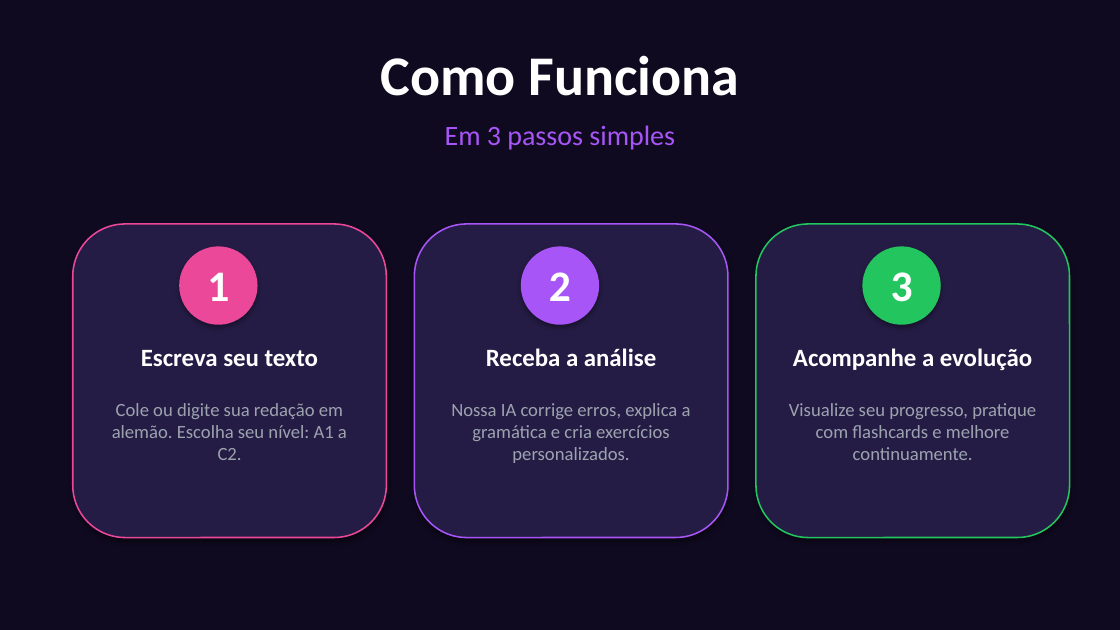
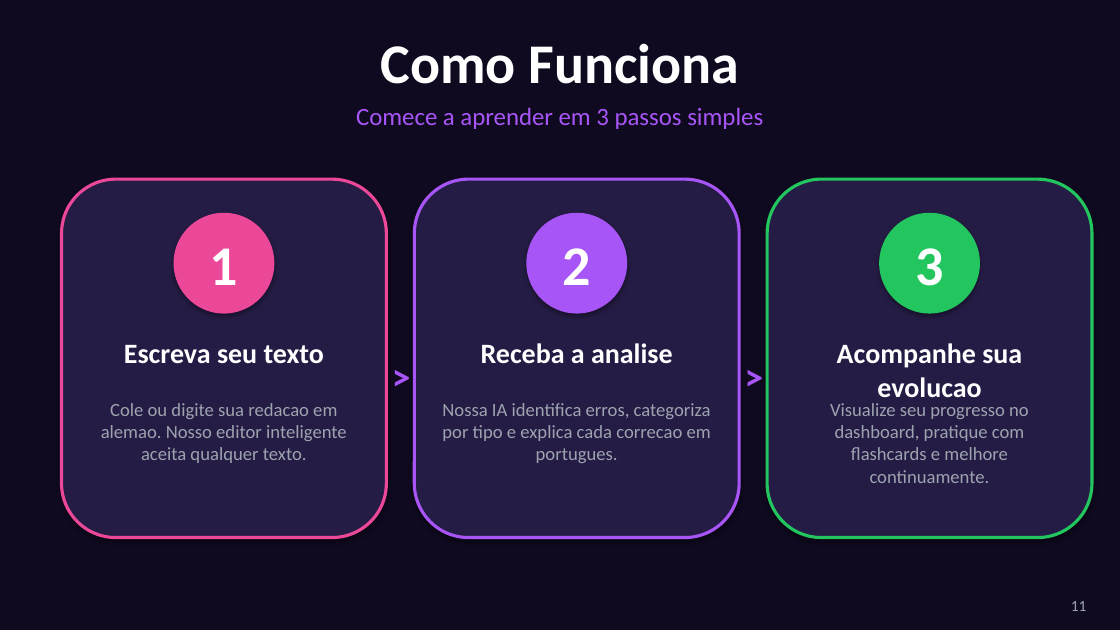
Before and after one commit to ImmoNeural/Correctmemycleverbot, a slide deck: slide 11 of CorrectMe_Apresentacao.pptx (slide 8 before the commit). Drawn at 1120x630 pixels with LibreOffice and Linux fonts; fonts in the diff are those of the drawing. Boxes give left, top, right and bottom in pixels: in the first picture for what was removed or moved away, otherwise in the second. Text is boxed around its words. In the diff, an @@ line names an element or a change of style, - is before the commit and + after.

```diff
--- a/CorrectMe_Apresentacao.pptx
+++ b/CorrectMe_Apresentacao.pptx
@@ text "Como Funciona": place and size @@
-text "Como Funciona" at bbox=[381, 55, 739, 96]
+text "Como Funciona" at bbox=[381, 43, 739, 84]
@@ text at bbox=[356, 107, 763, 129]: text changed; size 18 to 16 pt @@
-Em 3 passos simples
+Comece a aprender em 3 passos simples
@@ rounded rectangle: place and size @@
-rounded rectangle at bbox=[73, 224, 386, 538]
+rounded rectangle at bbox=[62, 179, 386, 538]
@@ rounded rectangle at bbox=[62, 179, 386, 538]: outline #EC4899 1 pt to #EC4899 2 pt @@
@@ rounded rectangle: place and size @@
-rounded rectangle at bbox=[414, 224, 728, 538]
+rounded rectangle at bbox=[414, 179, 739, 538]
@@ rounded rectangle at bbox=[414, 179, 739, 538]: outline #A855F7 1 pt to #A855F7 2 pt @@
@@ rounded rectangle: place and size @@
-rounded rectangle at bbox=[756, 224, 1070, 538]
+rounded rectangle at bbox=[767, 179, 1092, 538]
@@ rounded rectangle at bbox=[767, 179, 1092, 538]: outline #22C55E 1 pt to #22C55E 2 pt @@
@@ text "1": place and size @@
-text "1" at bbox=[207, 272, 229, 301]
+text "1" at bbox=[210, 248, 238, 285]
@@ ellipse: place and size @@
-ellipse at bbox=[179, 246, 258, 325]
+ellipse at bbox=[174, 213, 274, 314]
@@ text "2": place and size @@
-text "2" at bbox=[549, 272, 571, 301]
+text "2" at bbox=[563, 248, 591, 285]
@@ ellipse: place and size @@
-ellipse at bbox=[521, 246, 599, 325]
+ellipse at bbox=[526, 213, 627, 314]
@@ size 28 to 36 pt in 3 elements at bbox=[210, 248, 238, 285], bbox=[563, 248, 591, 285], bbox=[915, 248, 943, 286] @@
@@ text "3": place and size @@
-text "3" at bbox=[891, 272, 913, 302]
+text "3" at bbox=[915, 248, 943, 286]
@@ ellipse: place and size @@
-ellipse at bbox=[862, 246, 941, 325]
+ellipse at bbox=[879, 213, 980, 314]
@@ text "Escreva seu texto": place and size @@
-text "Escreva seu texto" at bbox=[141, 350, 318, 366]
+text "Escreva seu texto" at bbox=[124, 345, 324, 363]
@@ text "Escreva seu texto" at bbox=[124, 345, 324, 363]: size 16 to 18 pt @@
@@ text added at bbox=[381, 347, 414, 381], 24 pt, text #A855F7, bold @@
+>
@@ text at bbox=[481, 343, 673, 364]: text changed; size 16 to 18 pt @@
-Receba a análise
+Receba a analise
@@ text added at bbox=[734, 347, 767, 381], 24 pt, text #A855F7, bold @@
+>
@@ text at bbox=[837, 343, 1022, 404]: text changed; size 16 to 18 pt @@
-Acompanhe a evolução
+Acompanhe sua evolucao
@@ text at bbox=[101, 403, 347, 463]: text changed @@
-Cole ou digite sua redação em alemão. Escolha seu nível: A1 a C2.
+Cole ou digite sua redacao em alemao. Nosso editor inteligente aceita qualquer texto.
@@ text at bbox=[442, 403, 711, 463]: text changed @@
-Nossa IA corrige erros, explica a gramática e cria exercícios personalizados.
+Nossa IA identifica erros, categoriza por tipo e explica cada correcao em portugues.
@@ text at bbox=[830, 403, 1029, 483]: text changed @@
-Visualize seu progresso, pratique com flashcards e melhore continuamente.
+Visualize seu progresso no dashboard, pratique com flashcards e melhore continuamente.
@@ text added at bbox=[1071, 601, 1087, 611], 10 pt, text #9CA3AF @@
+11
```
Also in this commit, not shown: 6 other slides changed, 8 slides added, 4 slides removed, 1 other file.
